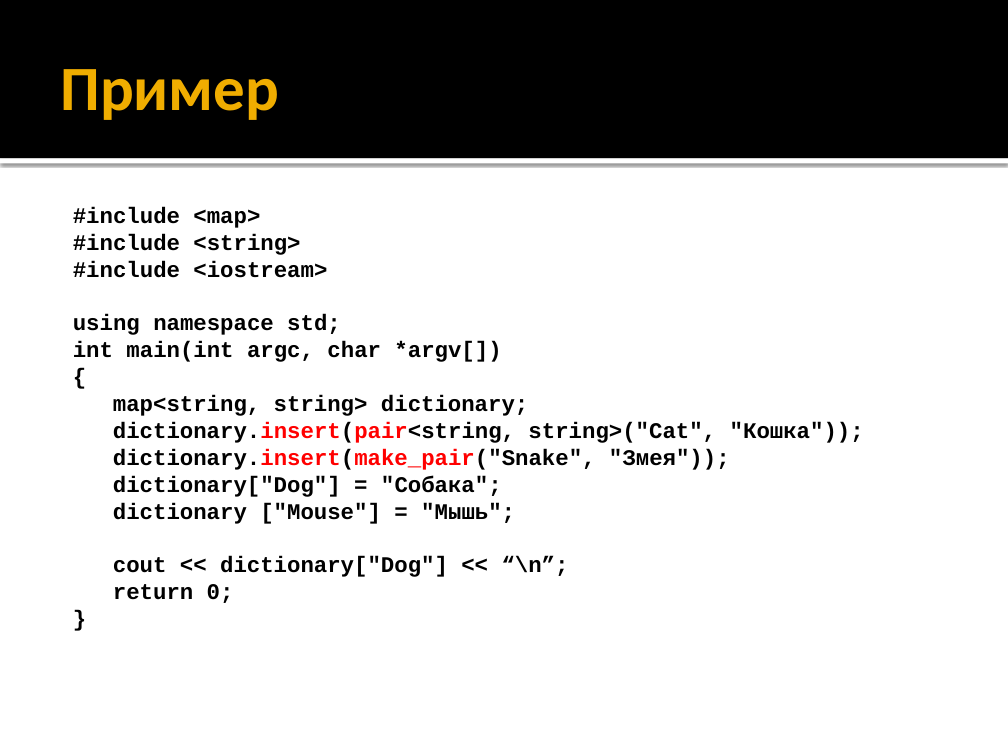
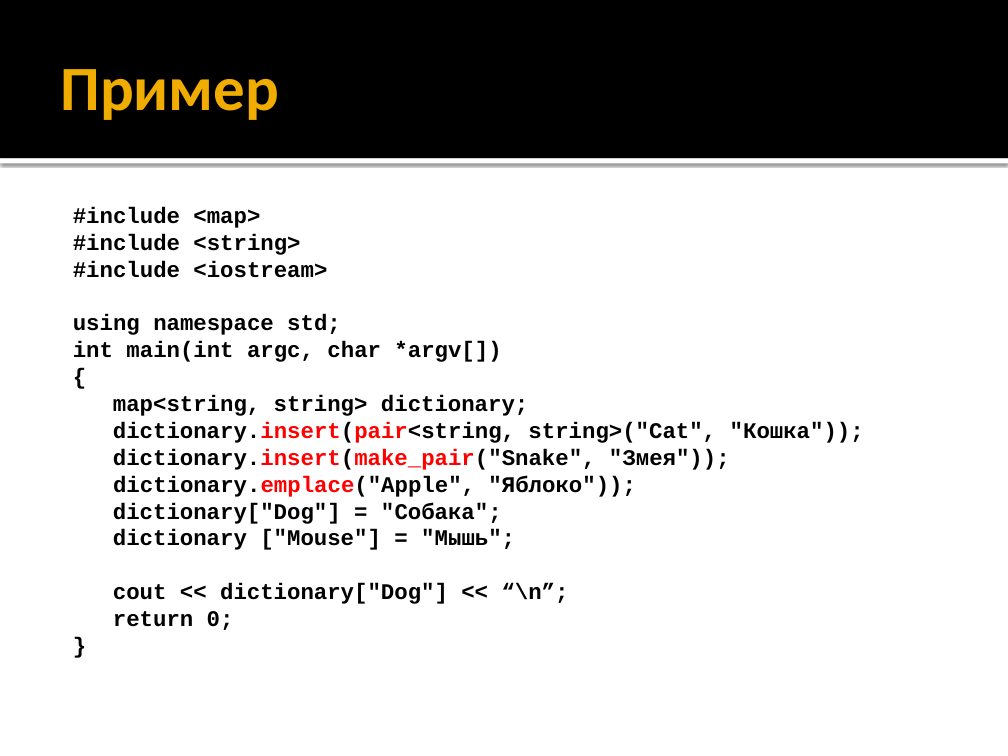
Before and after one commit to alexey-malov/oop, a slide deck: slide 156 of lectures/01/Синтаксис C++.pptx (slide 152 before the commit). Drawn at 1008x756 pixels with LibreOffice and Linux fonts; fonts in the diff are those of the drawing. Boxes give left, top, right and bottom in pixels: in the first picture for what was removed or moved away, otherwise in the second. Text is boxed around its words. In the diff, an @@ line names an element or a change of style, - is before the commit and + after.

```diff
--- a/lectures/01/Синтаксис C++.pptx
+++ b/lectures/01/Синтаксис C++.pptx
@@ text at box(113, 476, 636, 497): paragraph added @@
+dictionary.emplace("Apple", "Яблоко"));
```
Also in this commit, not shown: 4 slides added.
